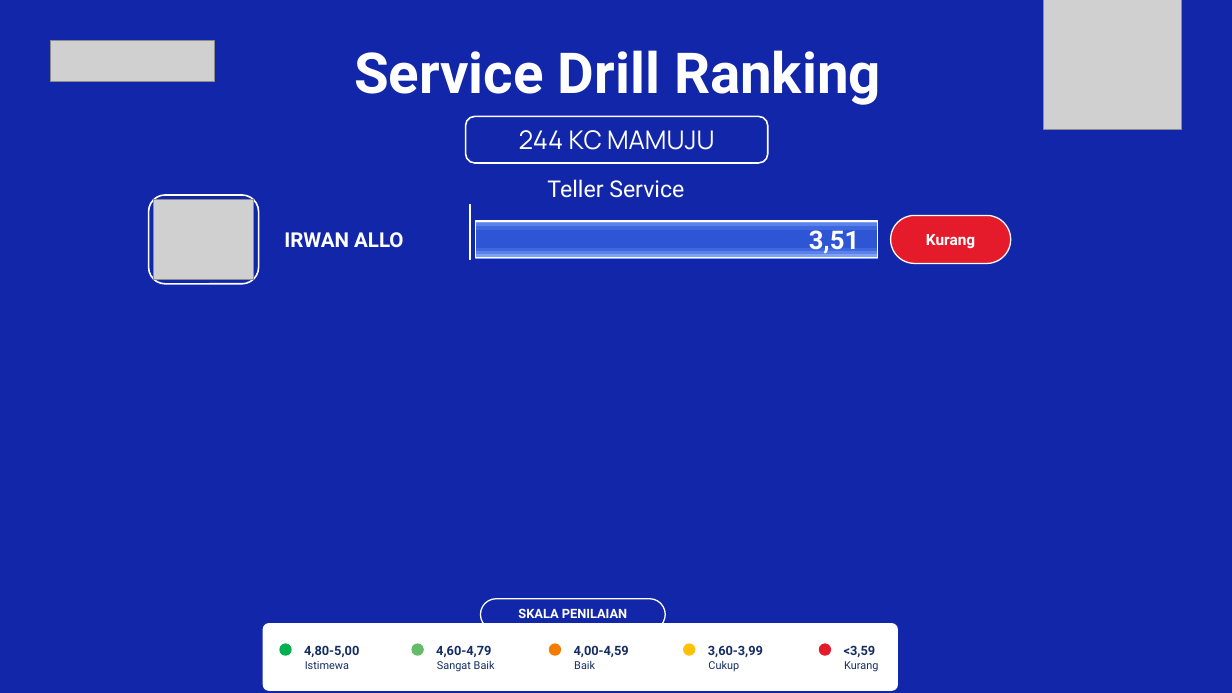
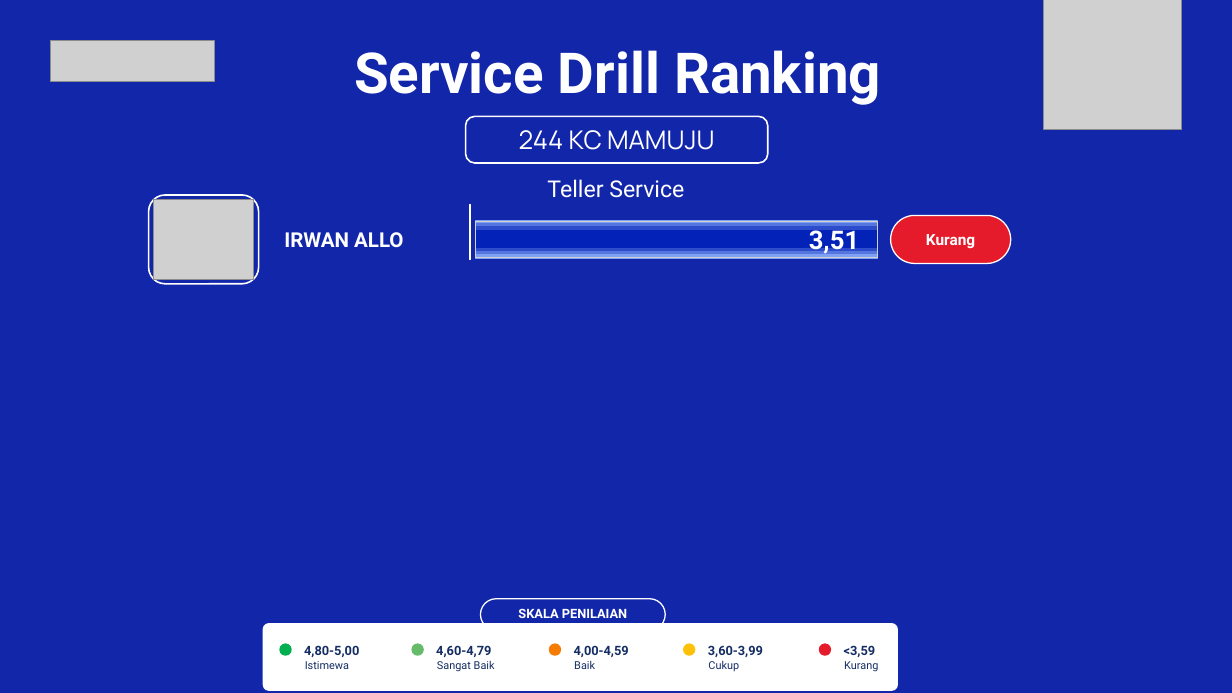
Before and after one commit to hengkiyudijanto/btn-sip, a slide deck: slide 2 of ranking-prod.pptx. Drawn at 1232x693 pixels with LibreOffice and Linux fonts; fonts in the diff are those of the drawing; grey boxes stand for pictures; background and template pictures are left out. Boxes give left, top, right and bottom in pixels: in the first picture for what was removed or moved away, otherwise in the second. Text is boxed around its words. In the diff, an @@ line names an element or a change of style, - is before the commit and + after.

```diff
--- a/ranking-prod.pptx
+++ b/ranking-prod.pptx
@@ rectangle at [476,224,878,227]: fill #5A82EA to #5676DF; outline #5A82EA 1 pt to #5676DF 1 pt @@
@@ rectangle at [476,227,878,231]: fill #3D68DF to #2C4CCC; outline #3D68DF 1 pt to #2C4CCC 1 pt @@
@@ rectangle at [476,230,878,250]: fill #2E56D4 to #0322B8; outline #2E56D4 1 pt to #0322B8 1 pt @@
@@ rectangle at [476,221,878,258]: outline #FFFFFF 1 pt to #D1D1D1 0.5 pt @@
@@ rectangle at [476,251,878,255]: fill #5A82EA to #5676DF; outline #5A82EA 1 pt to #5676DF 1 pt @@
@@ rectangle at [476,249,878,252]: fill #3D68DF to #2C4CCC; outline #3D68DF 1 pt to #2C4CCC 1 pt @@
```
Also in this commit, not shown: 4 other files.
